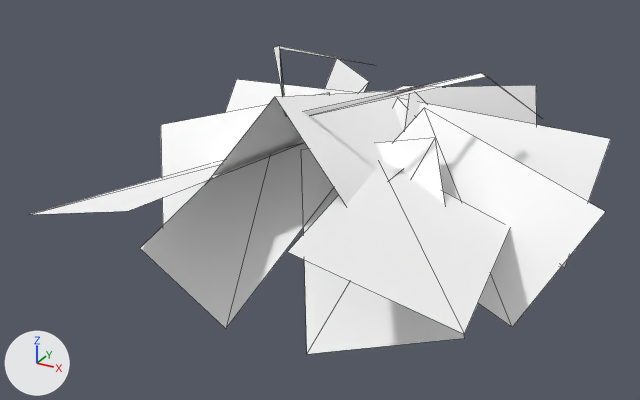
Two versions of the glTF model public/3d/item/model__item__room.ofs_4824_0/4824fish34_r.gltf, one commit apart.
Rendered twice from a 50 mm camera at (0.469, -0.756, 0.461) aimed at (-0.028, 0.147, 0.01). Lighting does not change. The marker at lower left points along +X, +Y and +Z. The first picture is the older version. Mesh edges are drawn as thin lines.

Objects in the first picture: '4824fish34_r'.
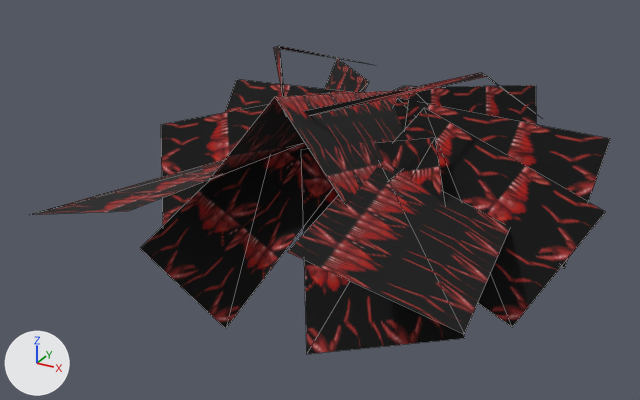
Edits to the bpy script that builds the scene:
```text
Add img_fish34:
    img_fish34 = load_image('fish34', '_unpacked/fish34', 32, 64, 'sRGB')
Change mat_1:
    remove mat_1.base_color = (1.0, 1.0, 1.0)  # white #ffffff
    add mat_1.texture = img_fish34
Change mat_4:
    remove mat_4.base_color = (1.0, 1.0, 1.0)  # white #ffffff
    add mat_4.texture = img_fish34
```

Pixel boxes [x1, y1, x2, y2] of what changed, in the pictures (640 x 400 px):
'4824fish34_r', surface changed (darker): [30, 46, 611, 354] in both
